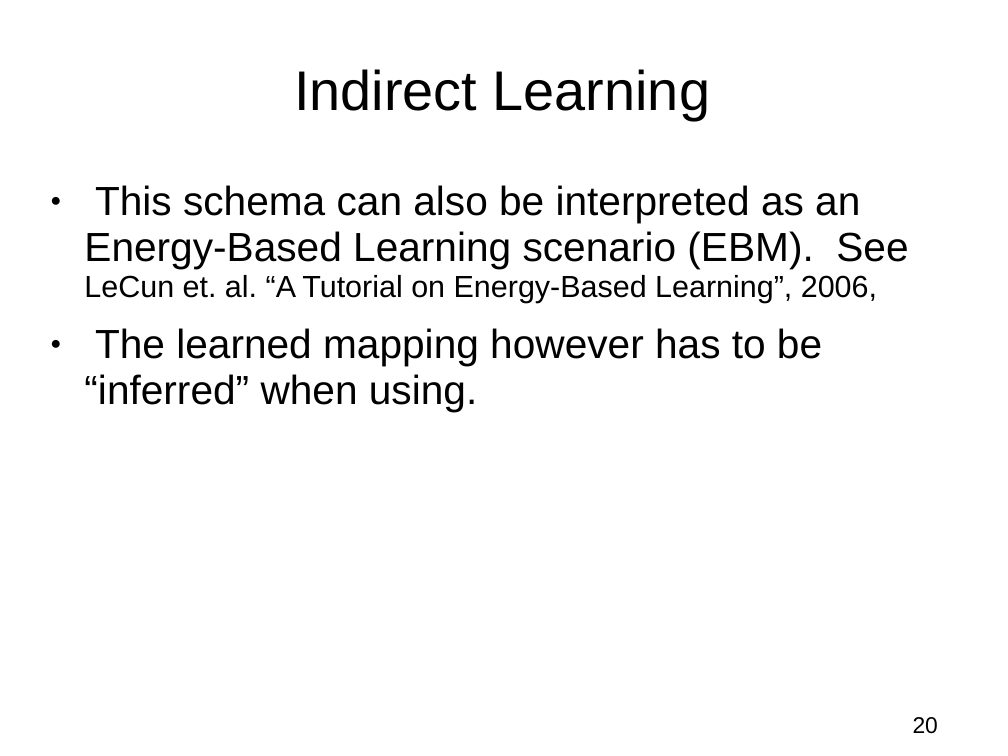
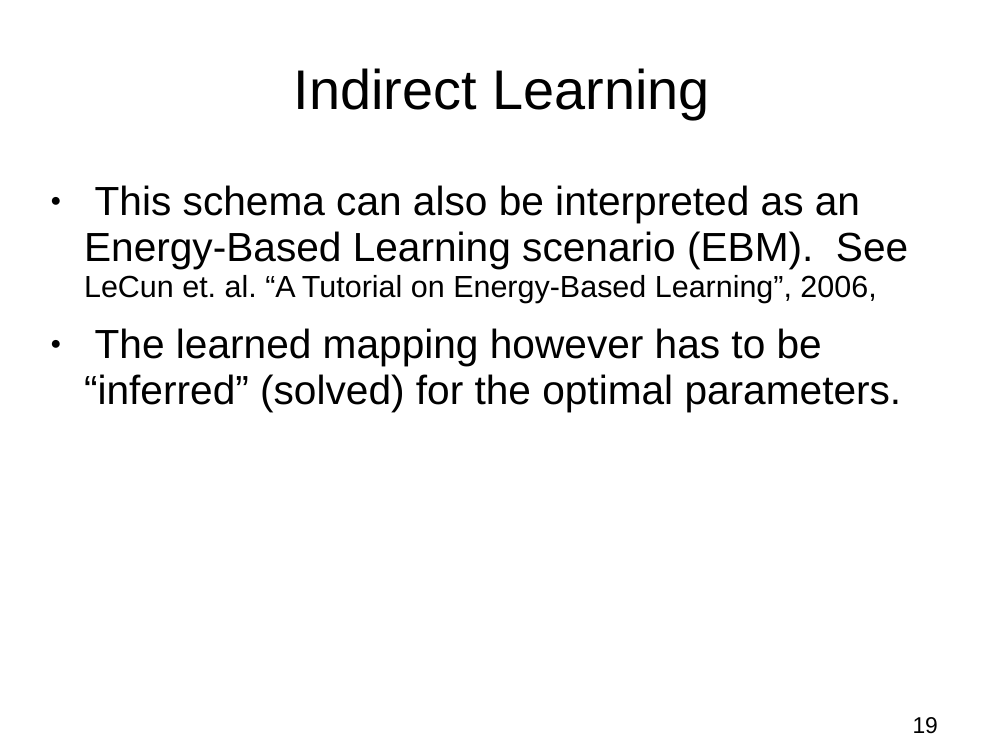
Before and after one commit to nojhan/descarwin, a slide deck: slide 19 of papers/icaps2011/icaps.ppt (slide 20 before the commit). Drawn at 1008x756 pixels with LibreOffice and Linux fonts; fonts in the diff are those of the drawing; background and template pictures are left out. Boxes give left, top, right and bottom in pixels: in the first picture for what was removed or moved away, otherwise in the second. Text is boxed around its words. In the diff, an @@ line names an element or a change of style, - is before the commit and + after.

```diff
--- a/papers/icaps2011/icaps.ppt
+++ b/papers/icaps2011/icaps.ppt
@@ text at [84, 328, 902, 411]: text changed @@
-● The learned mapping however has to be “inferred” when using.
+● The learned mapping however has to be “inferred” (solved) for the optimal parameters.
@@ page number at [913, 717, 938, 734]: text changed @@
-20
+19
```
Also in this commit, not shown: 24 other slides changed, 4 slides added, 5 slides removed, 2 other files.
